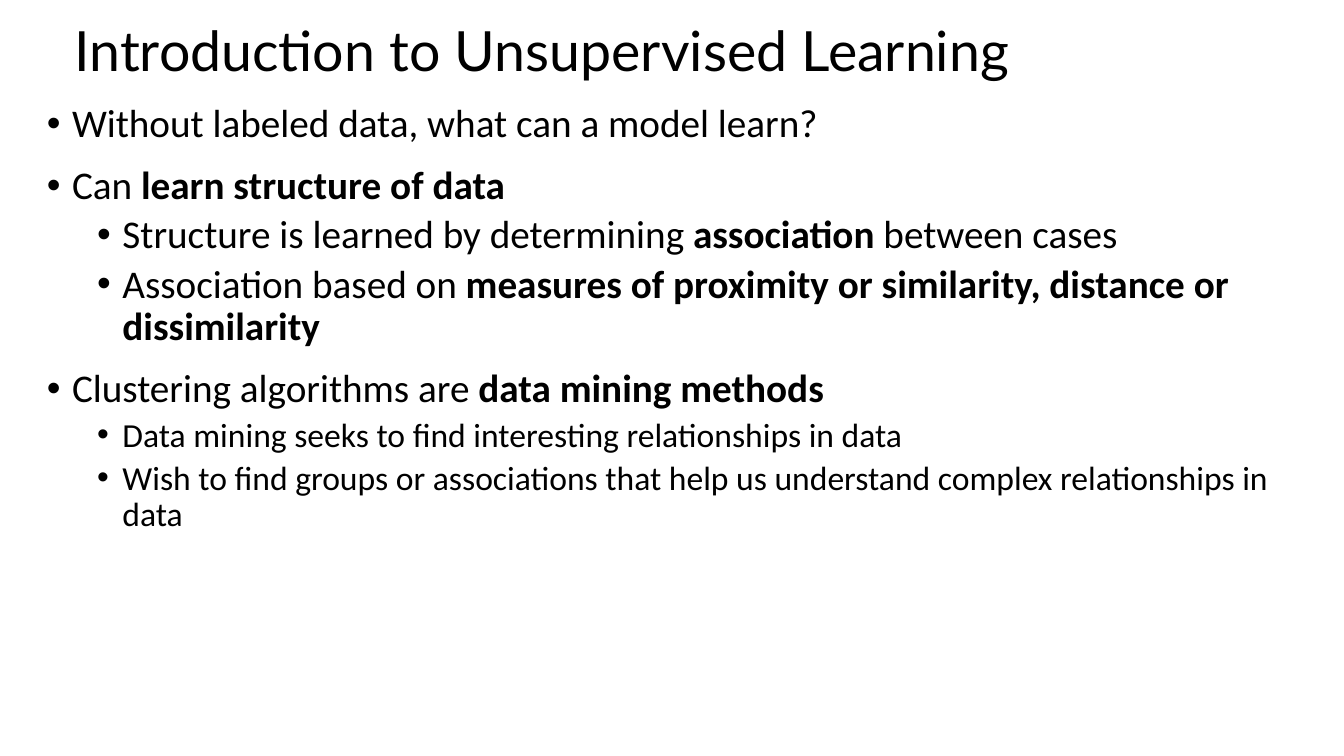
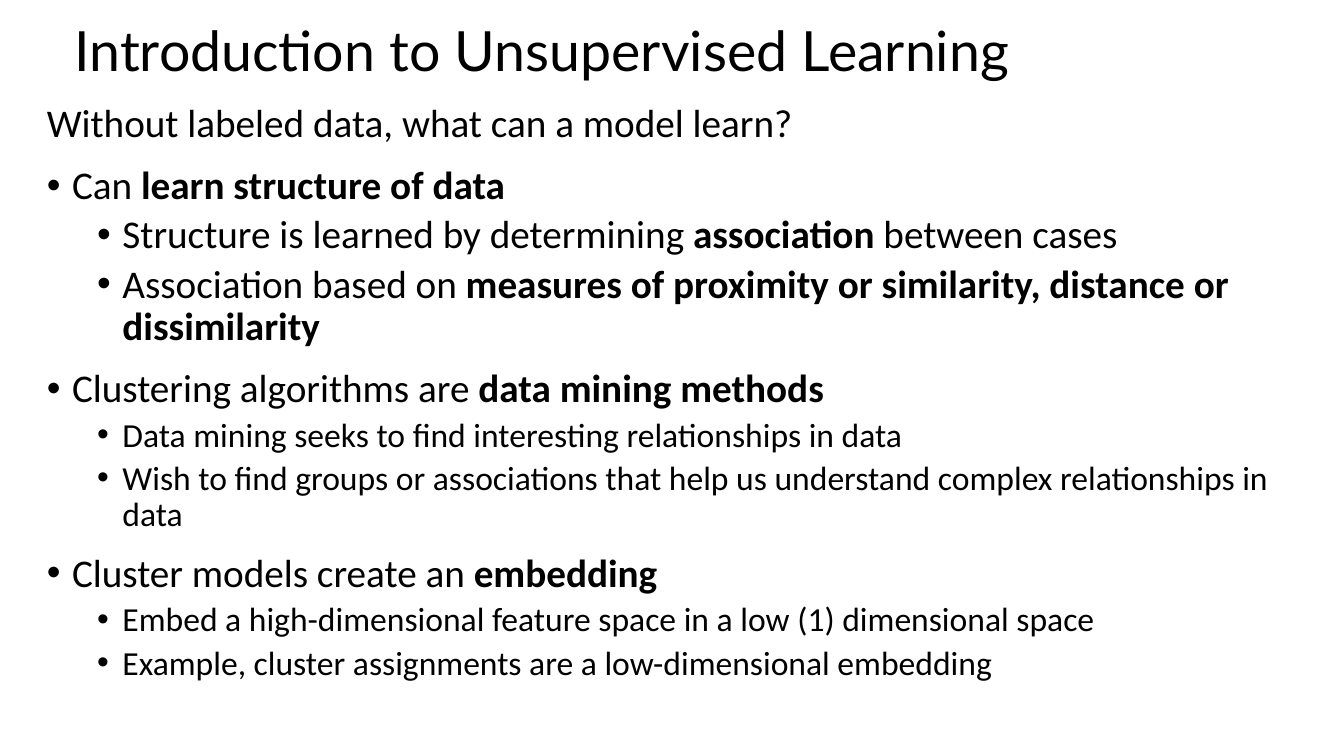
Before and after one commit to StephenElston/CSCI-E-108, a slide deck: slide 4 of slides/6_IntroductionToClustering.pptx. Drawn at 1344x756 pixels with LibreOffice and Linux fonts; fonts in the diff are those of the drawing. Boxes give left, top, right and bottom in pixels: in the first picture for what was removed or moved away, otherwise in the second. Text is boxed around its words. In the diff, an @@ line names an element or a change of style, - is before the commit and + after.

```diff
--- a/slides/6_IntroductionToClustering.pptx
+++ b/slides/6_IntroductionToClustering.pptx
@@ text at bbox=[47, 109, 793, 142]: bullet • to none @@
@@ text at bbox=[72, 559, 1094, 681]: paragraphs added @@
+• Cluster models create an embedding
+  • Embed a high-dimensional feature space in a low (1) dimensional space
+  • Example, cluster assignments are a low-dimensional embedding
```
Also in this commit, not shown: 33 other slides changed.
